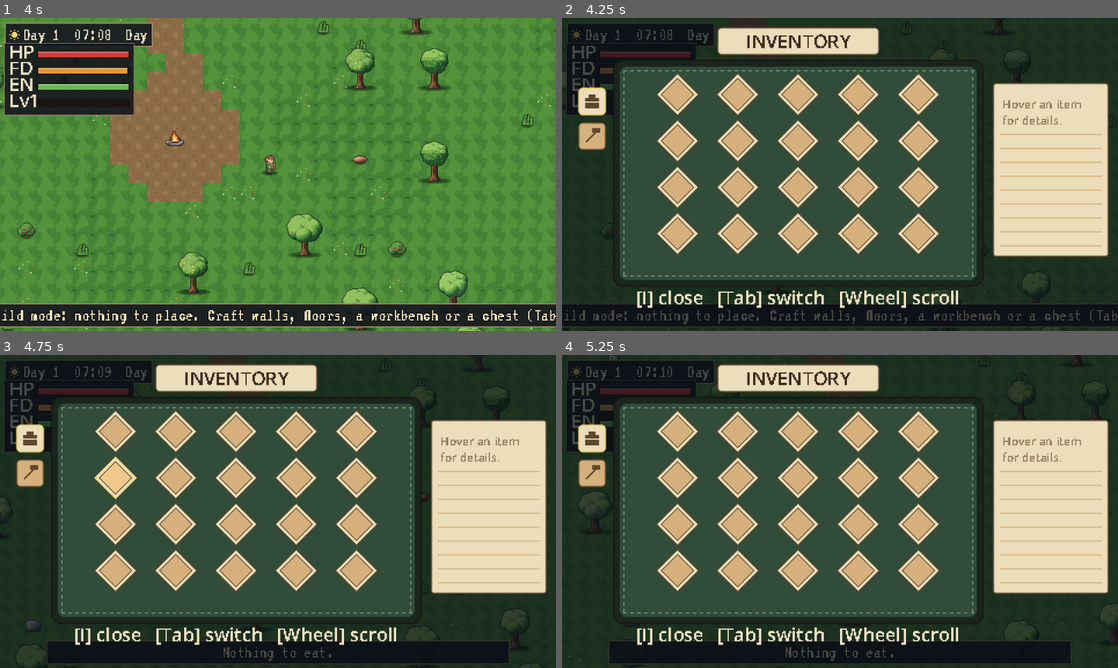
Above: before the commit, frames 1-4 (two rows, left to right).
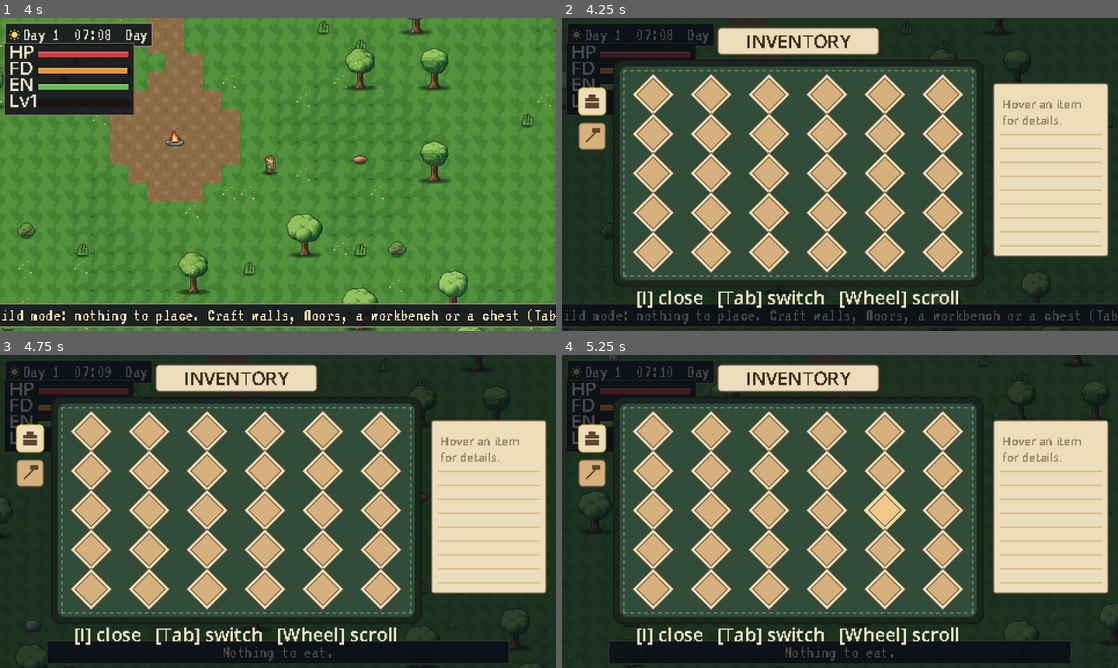
Above: after the commit, the same moments.

Repository: GillesBodart/laby
Game: Godot game, scene res://scenes/world/world.tscn
The game is run twice, just before and just after one commit, with the same random seed, the same clock (stepped at 60 frames per second) and the same inputs.
Inputs (mouse positions are in pixels of both pictures, inside the frame that each line leads up to):
- Up to frame 1 (4 s): tap Enter at 0.5 s; move the mouse to (400, 158) at 0.52 s; hold D (move_right) 0.53-1.28 s; hold Space (attack) 0.53-1.28 s; click (400, 158) at 0.67 s; move the mouse to (166, 190) at 1.27 s; hold S (move_down) 1.28-2.03 s; tap Q (build_next) at 1.35 s; move the mouse to (333, 105) at 2.02 s; hold D (move_right) 2.03-2.78 s; hold F (build_place) 2.03-2.78 s; move the mouse to (250, 237) at 2.77 s; hold W (move_up) 2.78-3.53 s; tap X (build_remove) at 2.85 s; click (250, 237) at 2.92 s; move the mouse to (444, 221) at 3.52 s; hold A (move_left) from 3.53 s (still down); hold B (build_toggle) from 3.53 s (still down)
- Up to frame 2 (4.25 s): keep holding A (move_left); keep holding B (build_toggle); tap I (inventory) at 4.15 s
- Up to frame 3 (4.75 s): keep holding A (move_left); move the mouse to (111, 464) at 4.27 s; release B (build_toggle) at 4.28 s; tap R (eat) at 4.35 s
- Up to frame 4 (5.25 s): move the mouse to (867, 511) at 5.02 s; release A (move_left) at 5.03 s; hold S (move_down) from 5.03 s (still down); hold E (interact) from 5.03 s (still down); click (867, 511) at 5.17 s

Frame 1 is identical in both runs. In frame 2, 25% of the frame differs, in the area x 12-73%, y 17-82%; in frame 3, 25%; in frame 4, 25%.

Commit message:
Backpack: 30 slots in 6 columns
Co-authored-by: Copilot <223556219+Copilot@users.noreply.github.com>

Diff:
--- a/scripts/core/inventory.gd
+++ b/scripts/core/inventory.gd
@@ -4,7 +4,7 @@
 
 signal changed
 
-const DEFAULT_SLOTS := 20
+const DEFAULT_SLOTS := 30
 
 var slots: Array = [] # each: {} or {"id": String, "count": int}
 
--- a/scripts/ui/crafting_panel.gd
+++ b/scripts/ui/crafting_panel.gd
@@ -3,8 +3,8 @@
 ## backpack with an item note card, and a recipe book (click a recipe to craft, wheel to scroll).
 
 const SIZE := Vector2(480, 270)
-const COLS := 5
-const PITCH := Vector2(52, 40)
+const COLS := 6
+const PITCH := Vector2(50, 34)
 const DIAMOND := 18
 const PANEL := Rect2(44, 36, 320, 196)
 const CARD := Rect2(372, 56, 100, 150)
